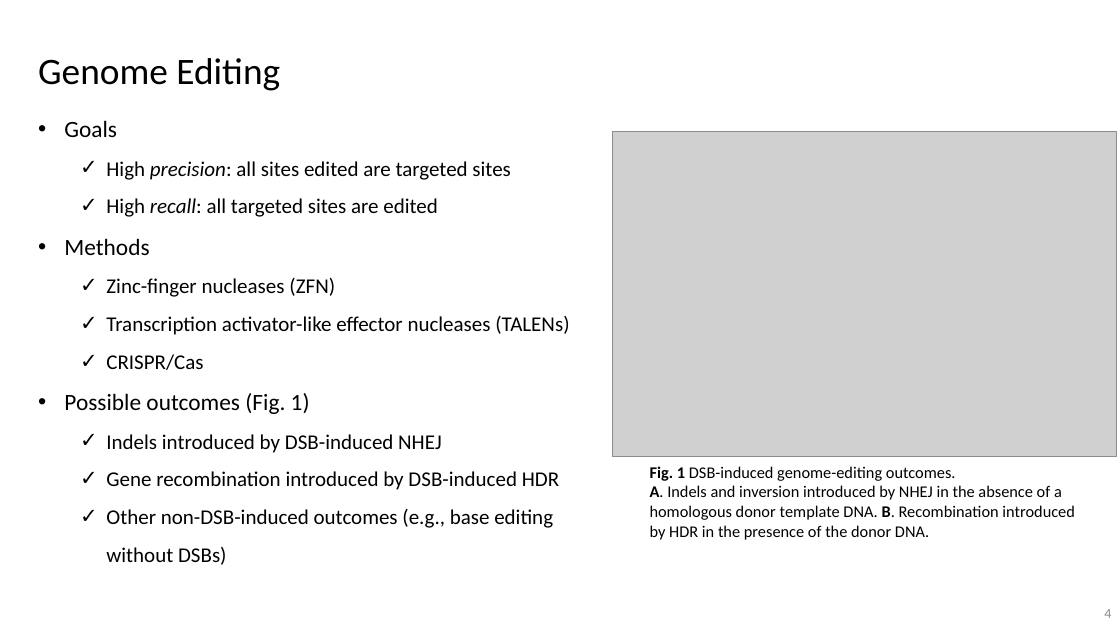
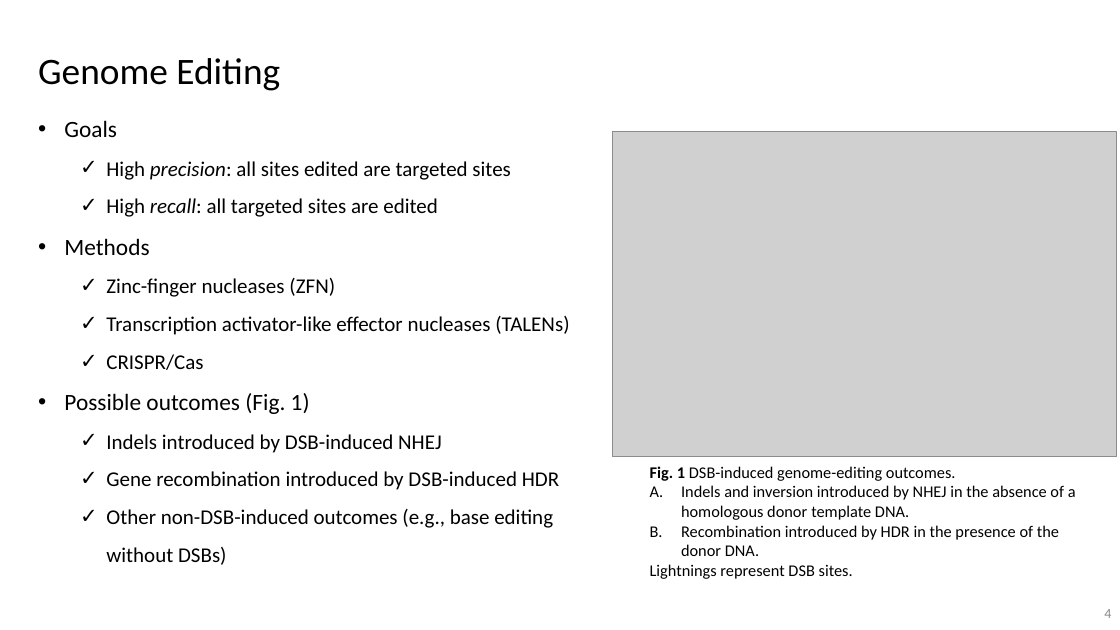
Before and after one commit to vwOvOwv/PKU-Undergraduate-Course, a slide deck: slide 4 of 遗传学(Genetics)/讨论课/Topic-3_遗传学技术/CRISPR-Cas.pptx. Drawn at 1120x630 pixels with LibreOffice and Linux fonts; fonts in the diff are those of the drawing; grey boxes stand for pictures. Boxes give left, top, right and bottom in pixels: in the first picture for what was removed or moved away, otherwise in the second. Text is boxed around its words. In the diff, an @@ line names an element or a change of style, - is before the commit and + after.

Commit message:
update pre

```diff
--- a/遗传学(Genetics)/讨论课/Topic-3_遗传学技术/CRISPR-Cas.pptx
+++ b/遗传学(Genetics)/讨论课/Topic-3_遗传学技术/CRISPR-Cas.pptx
@@ text at (x1=650, y1=485, x2=1076, y2=579): text changed @@
-A. Indels and inversion introduced by NHEJ in the absence of a homologous donor template DNA. B. Recombination introduced by HDR in the presence of the donor DNA.
+A. Indels and inversion introduced by NHEJ in the absence of a homologous donor template DNA.
+B. Recombination introduced by HDR in the presence of the donor DNA.
+Lightnings represent DSB sites.
```
Also in this commit, not shown: 1 other slide changed, 1 slide added, 2 slides removed.
